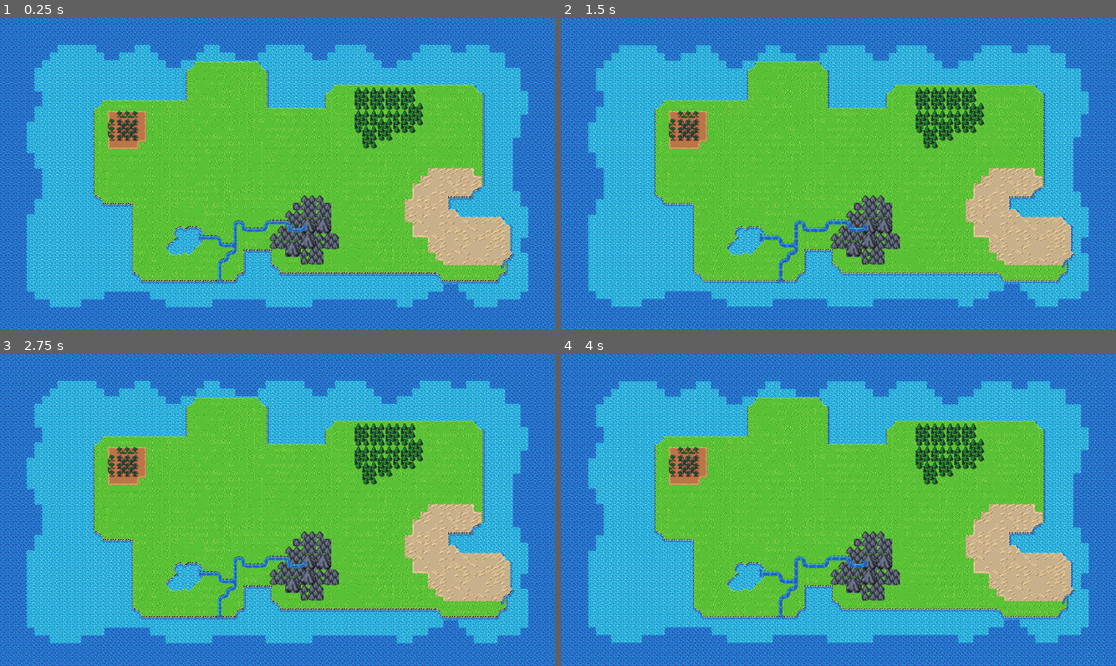
Above: before the commit, frames 1-4 (two rows, left to right).
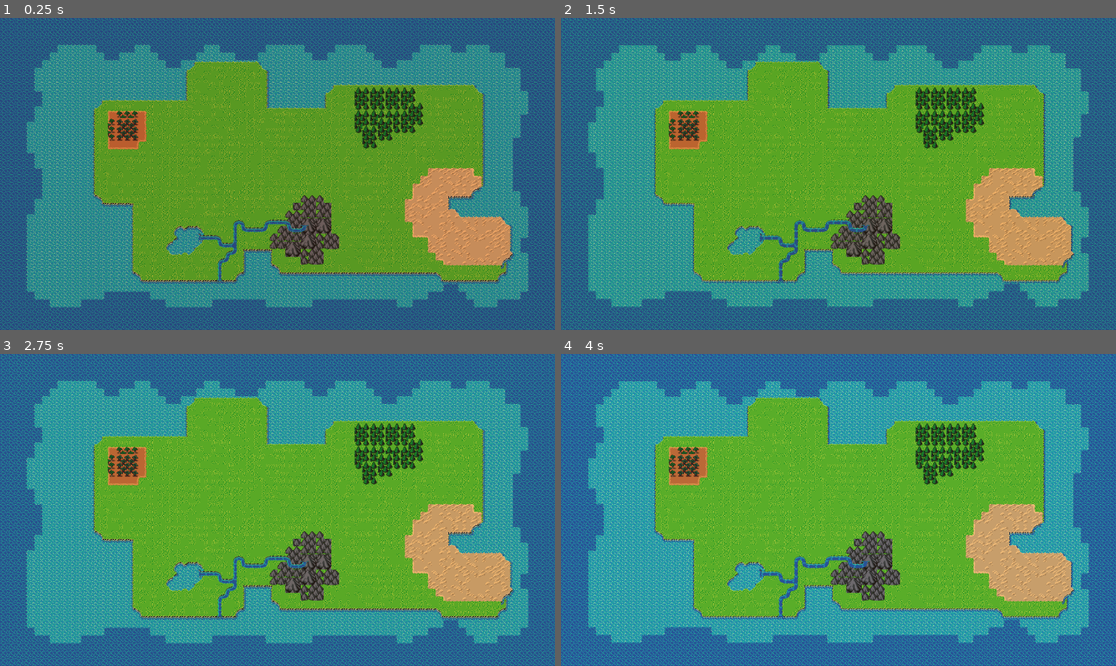
Above: after the commit, the same moments.

Repository: maxhoward/ludum-dare-56
Game: Godot game, scene res://scenes/town3.tscn
The game is run twice, just before and just after one commit, with the same random seed, the same clock (stepped at 60 frames per second) and the same inputs. This scene is started directly instead of the project's main scene.
Inputs:
- Up to frame 1 (0.25 s): no input
- Up to frame 2 (1.5 s): tap Enter at 0.5 s
- Up to frame 3 (2.75 s): no input
- Up to frame 4 (4 s): no input

The runs differ from the first frame. In frame 1, 98% of the frame differs, in the area x 0-100%, y 0-100%; in frame 2, 97%; in frame 3, 72%; in frame 4, 65%.

Commit message:
Added day/night shader cycle

Diff:
--- /dev/null
+++ b/scenes/DayNightCycle.gd
@@ -0,0 +1,14 @@
+extends CanvasModulate
+
+var time:float = 0.0
+@export var gradient:GradientTexture1D
+# Called when the node enters the scene tree for the first time.
+func _ready() -> void:
+	pass # Replace with function body.
+
+
+# Called every frame. 'delta' is the elapsed time since the previous frame.
+func _process(delta: float) -> void:
+	time += delta
+	var value = (sin(time/9) + 1.0)/2.0
+	self.color = gradient.gradient.sample(value)
--- a/scenes/town3.tscn
+++ b/scenes/town3.tscn
@@ -1,6 +1,14 @@
-[gd_scene load_steps=2 format=4 uid="uid://cxd8ul1lfhmqw"]
+[gd_scene load_steps=5 format=4 uid="uid://cxd8ul1lfhmqw"]
 
 [ext_resource type="TileSet" uid="uid://bod5u2y4pwld0" path="res://assets/tilesets/environment_tileset.tres" id="1_a6s5n"]
+[ext_resource type="Script" path="res://scenes/DayNightCycle.gd" id="2_ciw8s"]
+
+[sub_resource type="Gradient" id="Gradient_b8rih"]
+offsets = PackedFloat32Array(0, 0.376623, 0.448052, 0.532468, 1)
+colors = PackedColorArray(0.397219, 0.396158, 1, 1, 0.8491, 0.532484, 0.82203, 1, 0.978435, 0.649274, 0.717106, 1, 1, 0.834221, 0.625396, 1, 1, 1, 1, 1)
+
+[sub_resource type="GradientTexture1D" id="GradientTexture1D_xj2gq"]
+gradient = SubResource("Gradient_b8rih")
 
 [node name="Town 2" type="Node2D"]
 
@@ -34,3 +42,8 @@
 [node name="River" type="TileMapLayer" parent="TileMap"]
 tile_map_data = PackedByteArray("AAAiABoABwAAAAIAAAAiABsABwAAAAwAAAAhABsABwAAAAEAAAAgABsABwAAAAEAAAAfABsABwAAAAoAAAAfAB …(400 unchanged characters)…
 tile_set = ExtResource("1_a6s5n")
+
+[node name="CanvasModulate" type="CanvasModulate" parent="."]
+color = Color(1, 0.909804, 0.796078, 1)
+script = ExtResource("2_ciw8s")
+gradient = SubResource("GradientTexture1D_xj2gq")
